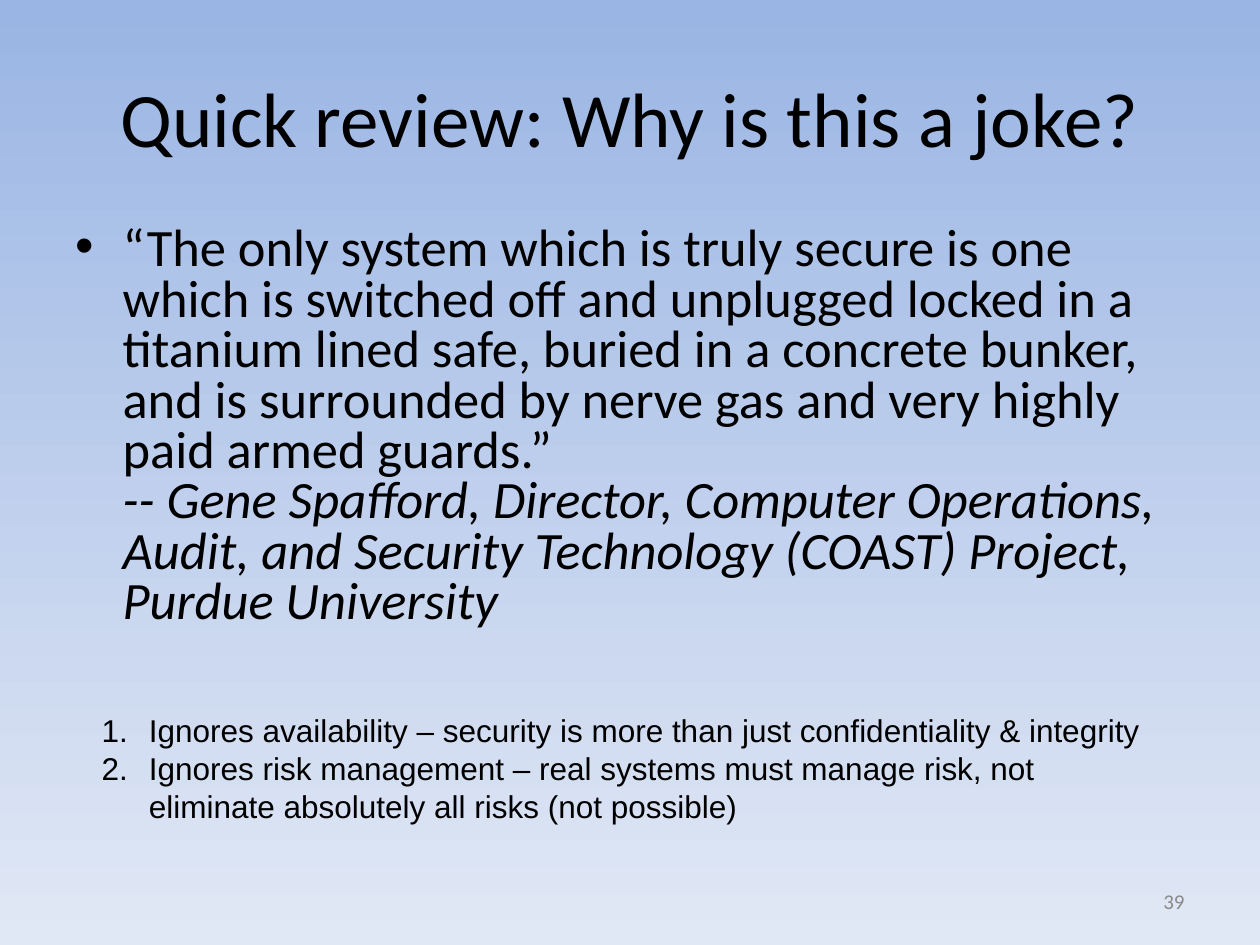
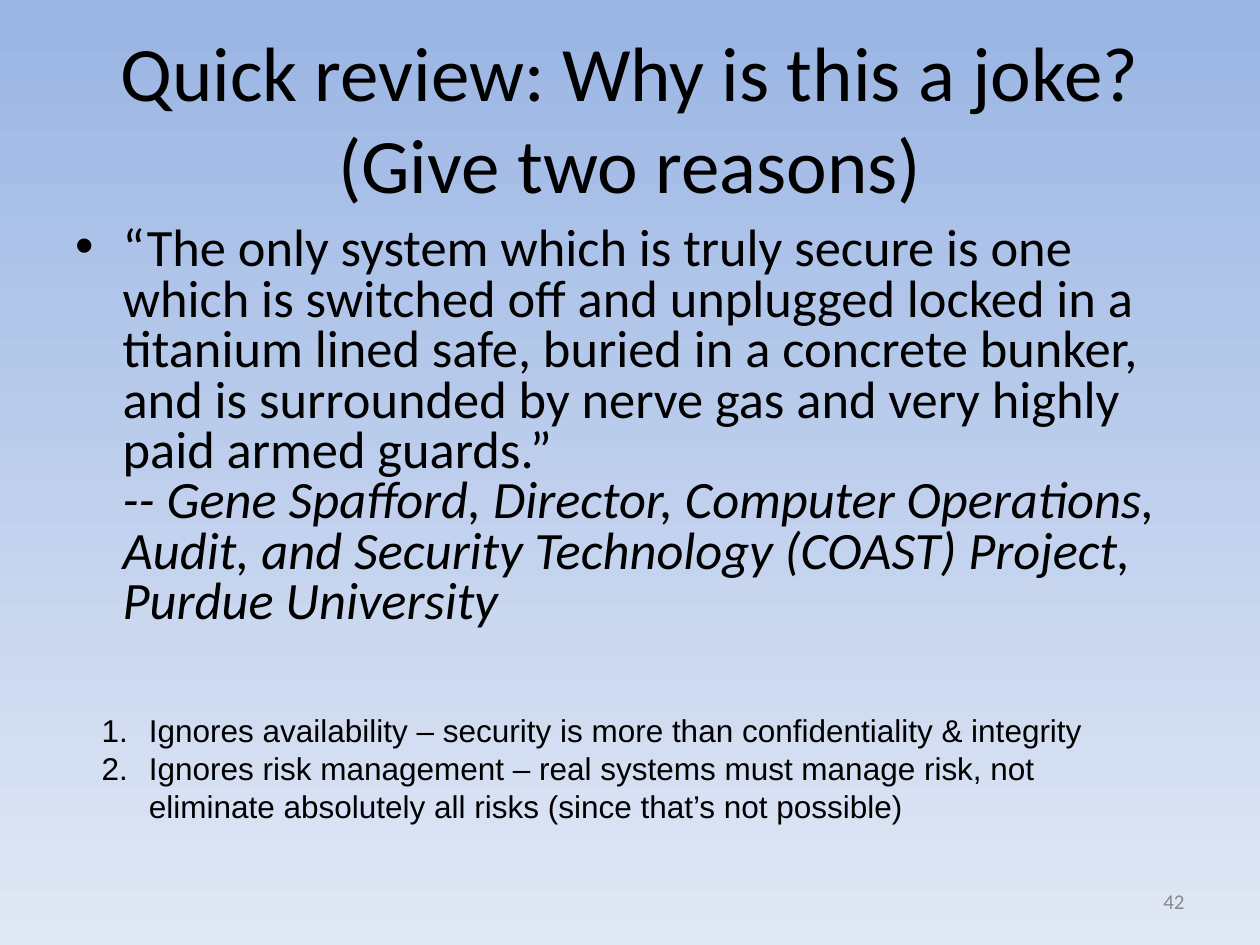
Before and after one commit to david-a-wheeler/david-a-wheeler.github.io, a slide deck: slide 42 of secure-class/presentations/Secure-Software-1-Introduction.ppt (slide 39 before the commit). Drawn at 1260x945 pixels with LibreOffice and Linux fonts; fonts in the diff are those of the drawing. Boxes give left, top, right and bottom in pixels: in the first picture for what was removed or moved away, otherwise in the second. Text is boxed around its words. In the diff, an @@ line names an element or a change of style, - is before the commit and + after.

```diff
--- a/secure-class/presentations/Secure-Software-1-Introduction.ppt
+++ b/secure-class/presentations/Secure-Software-1-Introduction.ppt
@@ title at [120, 47, 1138, 204]: text changed @@
-Quick review: Why is this a joke?
+Quick review: Why is this a joke? (Give two reasons)
@@ text at [149, 719, 1081, 824]: text changed @@
-1. Ignores availability – security is more than just confidentiality & integrity
-2. Ignores risk management – real systems must manage risk, not eliminate absolutely all risks (not possible)
+1. Ignores availability – security is more than confidentiality & integrity
+2. Ignores risk management – real systems must manage risk, not eliminate absolutely all risks (since that’s not possible)
@@ page number at [1163, 895, 1184, 909]: text changed @@
-39
+42
```
Also in this commit, not shown: 9 other slides changed, 3 slides added, 1 other file.
